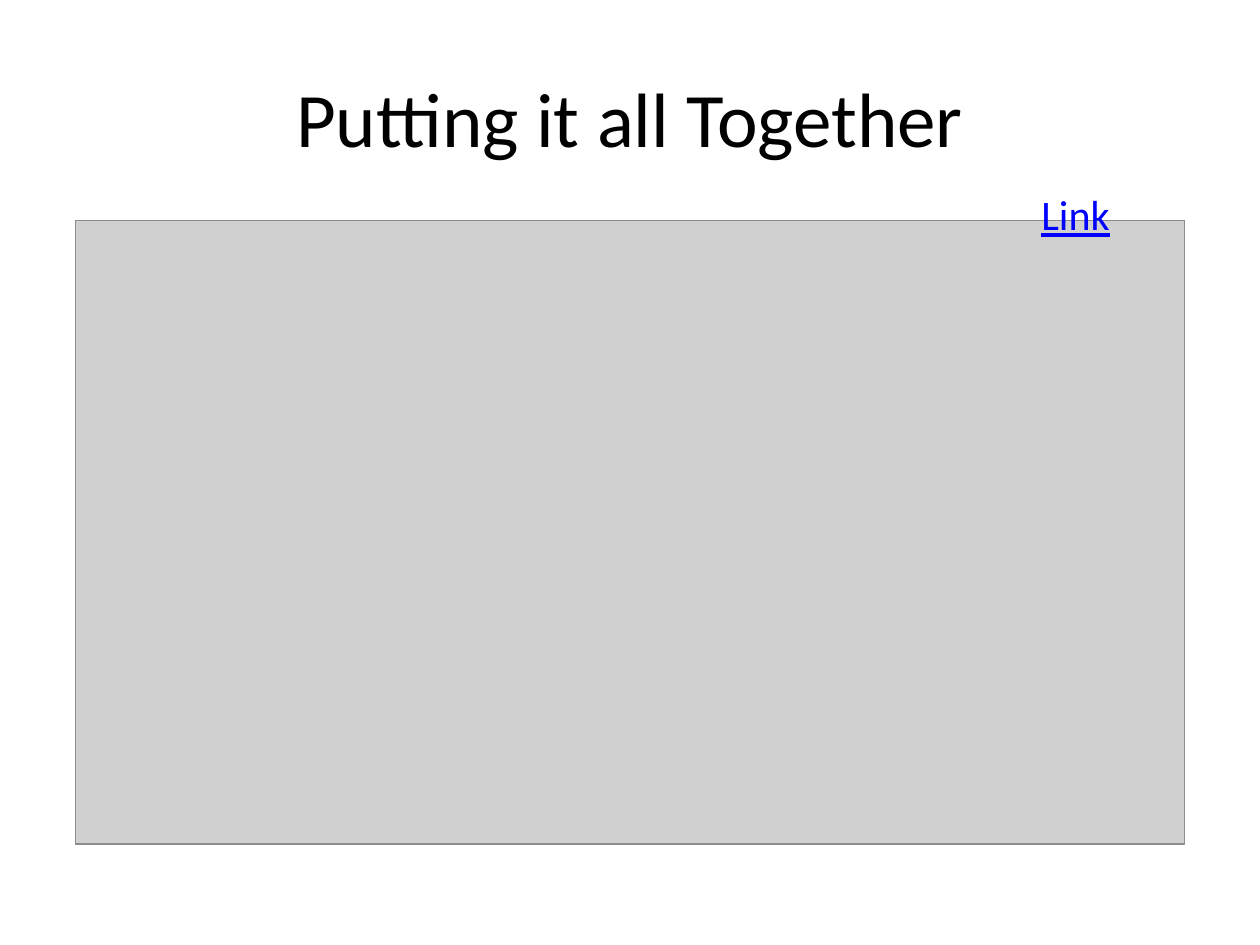
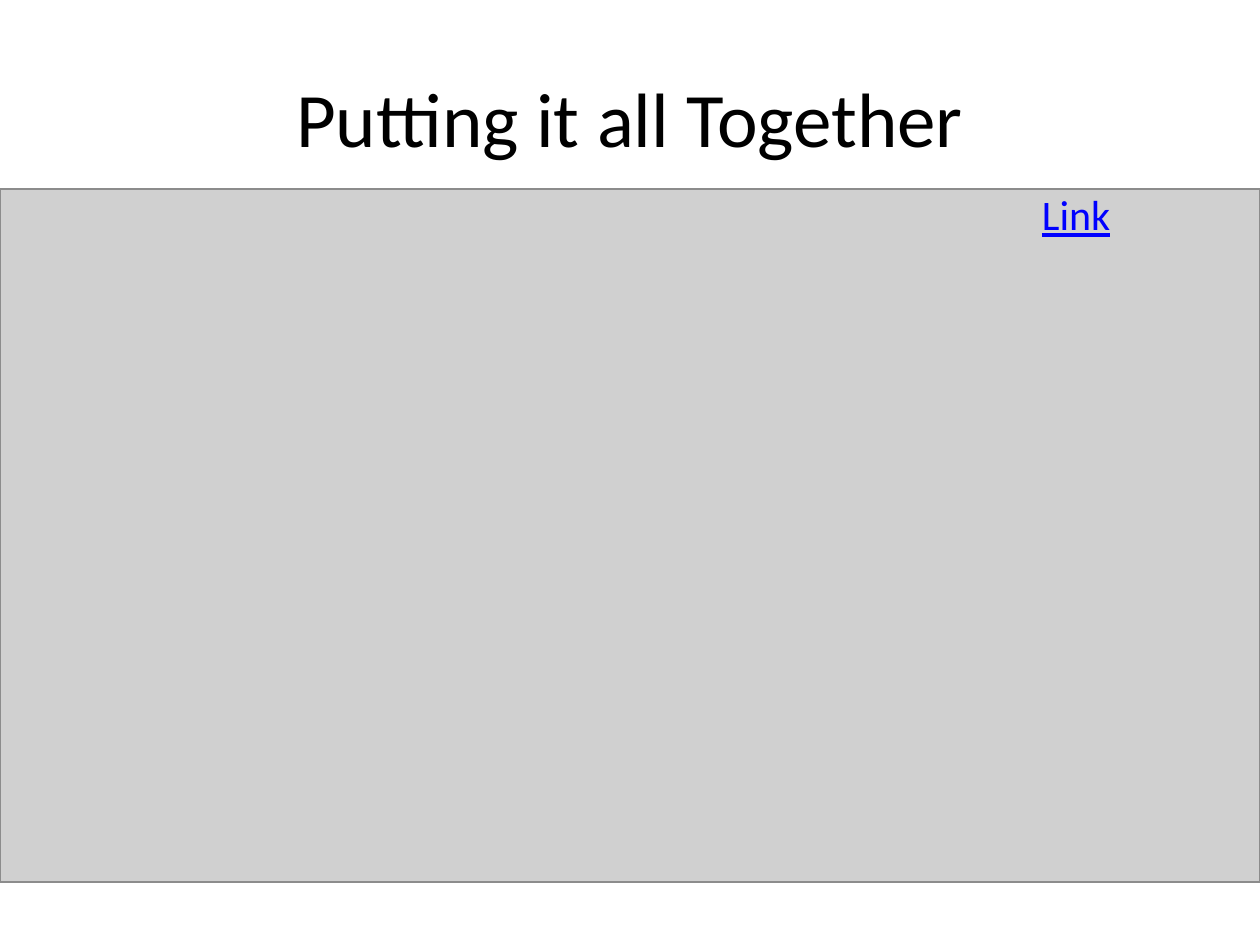
Before and after one commit to akrherz/akrherz, a slide deck: slide 36 of presentations/260825_agron2790/iem.pptx. Drawn at 1260x945 pixels with LibreOffice and Linux fonts; fonts in the diff are those of the drawing; grey boxes stand for pictures. Boxes give left, top, right and bottom in pixels: in the first picture for what was removed or moved away, otherwise in the second. Text is boxed around its words. In the diff, an @@ line names an element or a change of style, - is before the commit and + after.

```diff
--- a/presentations/260825_agron2790/iem.pptx
+++ b/presentations/260825_agron2790/iem.pptx
@@ picture: place and size @@
-picture at (76, 220, 1184, 844)
+picture at (0, 189, 1260, 882)
@@ text "Link" rewrapped from (1041, 196, 1109, 241) to (1042, 201, 1110, 237) @@
```
Also in this commit, not shown: 32 other slides changed.
